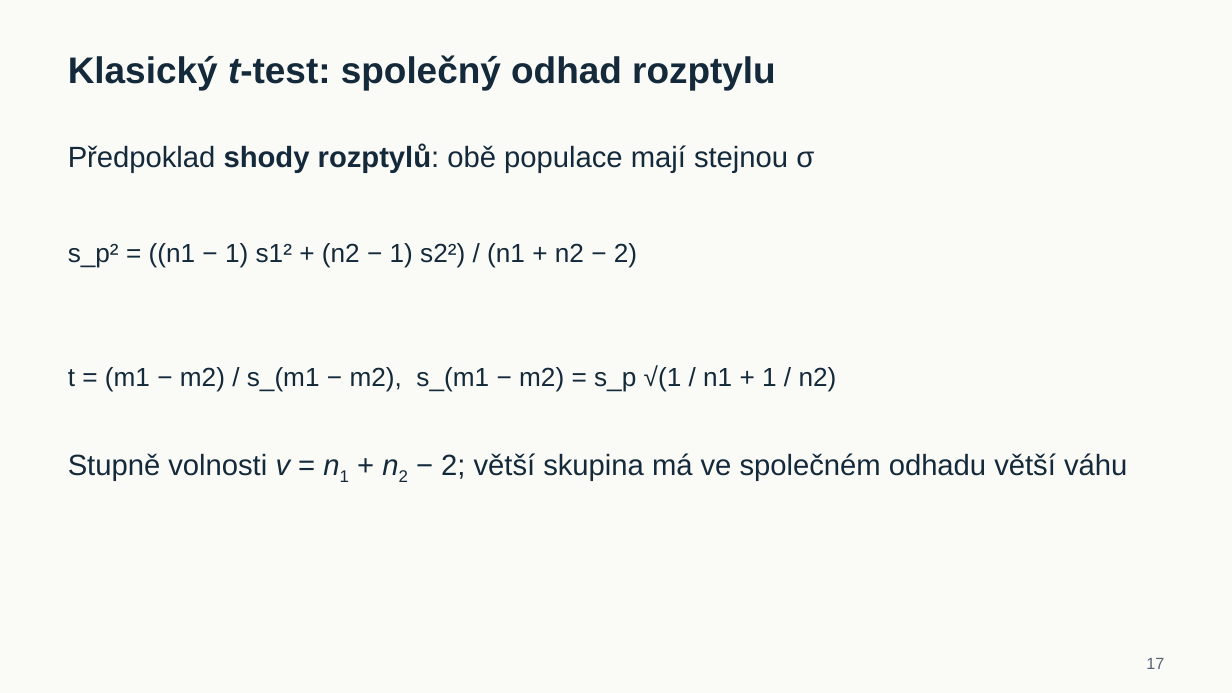
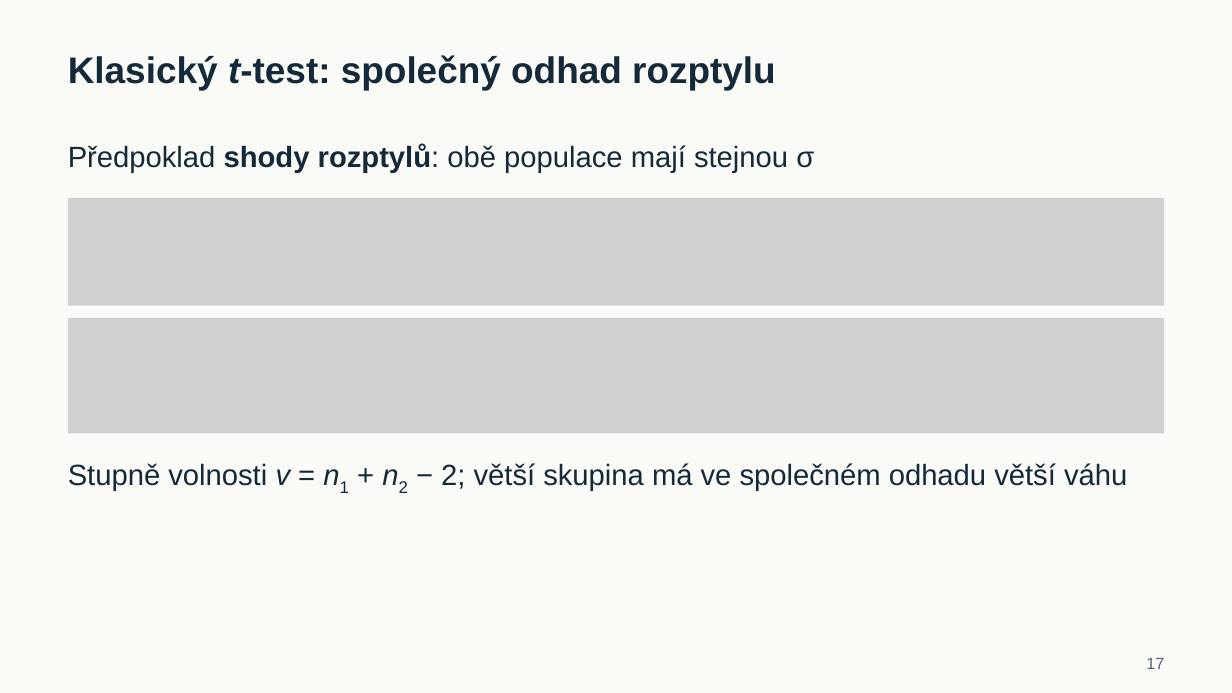
Before and after one commit to reckak/statistics-for-psychology, a slide deck: slide 17 of presentations/kapitola_08/kapitola_08_porovnani_dvou_prumeru.pptx. Drawn at 1232x693 pixels with LibreOffice and Linux fonts; fonts in the diff are those of the drawing; grey boxes stand for pictures. Boxes give left, top, right and bottom in pixels: in the first picture for what was removed or moved away, otherwise in the second. Text is boxed around its words. In the diff, an @@ line names an element or a change of style, - is before the commit and + after.

```diff
--- a/presentations/kapitola_08/kapitola_08_porovnani_dvou_prumeru.pptx
+++ b/presentations/kapitola_08/kapitola_08_porovnani_dvou_prumeru.pptx
@@ picture added at (68, 198, 1164, 306) @@
@@ text removed at (68, 243, 637, 268) @@
-s_p² = ((n1 − 1) s1² + (n2 − 1) s2²) / (n1 + n2 − 2)
@@ picture added at (68, 318, 1164, 433) @@
@@ text removed at (68, 365, 837, 392) @@
-t = (m1 − m2) / s_(m1 − m2), s_(m1 − m2) = s_p √(1 / n1 + 1 / n2)
@@ text "Stupně volnosti v = n1 ...": place and size @@
-text "Stupně volnosti v = n1 ..." at (68, 453, 1127, 481)
+text "Stupně volnosti v = n1 ..." at (68, 463, 1127, 491)
```
Also in this commit, not shown: 12 other slides changed, 9 other files.
